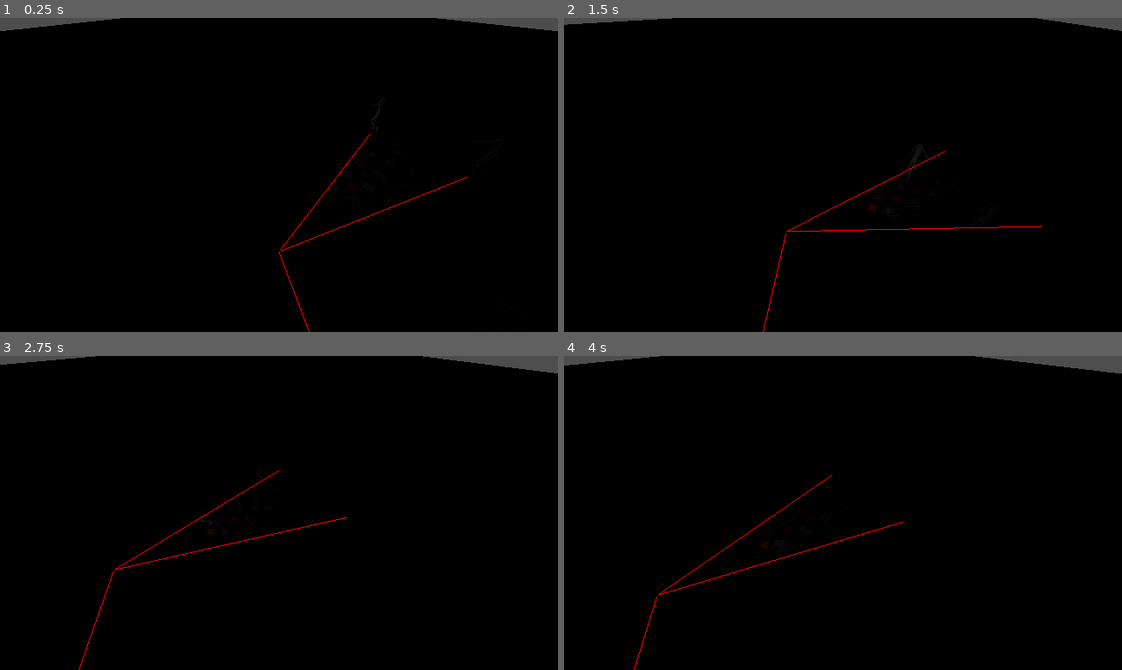
Above: before the commit, frames 1-4 (two rows, left to right).
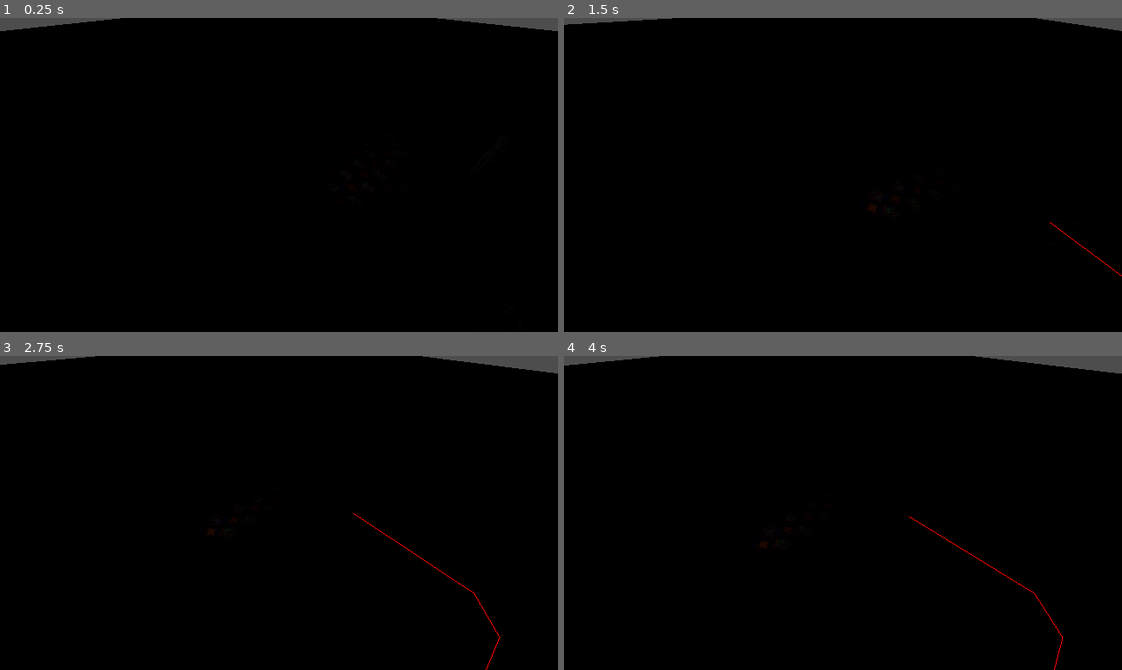
Above: after the commit, the same moments.

Repository: officialErnests/mut-4rr-
Game: Godot game, scene res://Scenes/test.tscn
Same seed, same stepped clock (60 frames per second), same inputs: the game is played once before the commit and once after it.
Inputs (mouse positions are in pixels of both pictures, inside the frame that each line leads up to):
- Up to frame 1 (0.25 s): no input
- Up to frame 2 (1.5 s): tap Enter at 0.5 s; move the mouse to (965, 159) at 0.52 s; hold D (right) 0.53-1.28 s; tap Q (rot_cam_left) at 0.6 s; move the mouse to (731, 190) at 1.27 s; hold S (backward) from 1.28 s (still down); tap E (rot_cam_right) at 1.35 s
- Up to frame 3 (2.75 s): move the mouse to (334, 443) at 2.02 s; release S (backward) at 2.03 s; hold D (right) from 2.03 s (still down); hold Shift (sprint) from 2.03 s (still down)
- Up to frame 4 (4 s): move the mouse to (815, 575) at 2.77 s; release D (right) at 2.78 s; release Shift (sprint) at 2.78 s; hold W (forward) 2.78-3.53 s; right-click (815, 575) at 2.85 s; move the mouse to (1010, 560) at 3.52 s; hold A (left) from 3.53 s (still down); click (1010, 560) at 3.6 s

The runs differ from the first frame. In frame 1, 0.2% of the frame differs, in the area x 50-84%, y 36-100%; in frame 2, 0.3%; in frame 3, 0.4%, in the area x 14-90%, y 36-100%; in frame 4, 0.3%.

Commit message:
v0.2.4 Running - Added running to npc - Made npc walk to item and try to pick it up (wip) # TODO - fix brain system for ordering - Make ability to pickup

Diff:
--- a/Scenes/npc.tscn
+++ b/Scenes/npc.tscn
@@ -33,6 +33,7 @@
 
 [node name="Vision" type="Area3D" parent="."]
 transform = Transform3D(-1, 0, 8.742278e-08, 0, 1, 0, -8.742278e-08, 0, -1, 0, 1.4, 0)
+collision_mask = 15
 
 [node name="CollisionShape3D" type="CollisionShape3D" parent="Vision"]
 transform = Transform3D(1, 0, 0, 0, 1, 0, 0, 0, 1, 0, 0, 4)
@@ -43,6 +44,7 @@
 naviagtion_agent = NodePath("../NavigationAgent3D")
 rigid_body = NodePath("..")
 body = NodePath("../Body")
+enabled = true
 
 [node name="NavigationAgent3D" type="NavigationAgent3D" parent="."]
 path_desired_distance = 0.9
@@ -51,6 +53,7 @@
 
 [node name="InteractionHitbox" type="Area3D" parent="."]
 transform = Transform3D(1, 0, -8.742278e-08, 0, 1, 0, 8.742278e-08, 0, 1, 0, -0.020662546, 0)
+collision_mask = 15
 
 [node name="CollisionShape3D" type="CollisionShape3D" parent="InteractionHitbox"]
 transform = Transform3D(1, 0, 0, 0, 1, 0, 0, 0, 1, 0, 1, -1)
--- a/Scenes/test.tscn
+++ b/Scenes/test.tscn
@@ -10,8 +10,8 @@
 [ext_resource type="Script" uid="uid://cktt5pl0bvboc" path="res://Scripts/utils/global_node.gd" id="7_0c07c"]
 
 [sub_resource type="NavigationMesh" id="NavigationMesh_5wyu1"]
-vertices = PackedVector3Array(-49.25, 0.5, 4.5, -10.25, 0.5, 4.5, -9.75, 0.5, 3.25, -7.75, 0.5, -49.25, -49.25, 0.5, -49.25, -7.75, 0.5, 3.25, 5, 0.5, 3.25, 5, 0.5, -49.25, 7, 0.5, 3.25, 7.5, 0.5, 4.5, 49.25, 0.5, 4.5, 49.25, 0.5, -49.25, -9.75, 0.5, 6, -49.25, 0.5, 49.25, -8.5, 0.5, 49.25, -8.25, 0.5, 6, 7, 0.5, 6, 5.75, 0.5, 49.25, 49.25, 0.5, 49.25, 5.5, 0.5, 6)
-polygons = [PackedInt32Array(1, 0, 2), PackedInt32Array(2, 0, 4), PackedInt32Array(2, 4, 3), PackedInt32Array(3, 5, 2), PackedInt32Array(3, 7, 5), PackedInt32Array(5, 7, 6), PackedInt32Array(9, 8, 10), PackedInt32Array(10, 8, 11), PackedInt32Array(11, 8, 7), PackedInt32Array(8, 6, 7), PackedInt32Array(1, 12, 0), PackedInt32Array(0, 12, 13), PackedInt32Array(13, 12, 14), PackedInt32Array(12, 15, 14), PackedInt32Array(9, 10, 16), PackedInt32Array(16, 10, 18), PackedInt32Array(16, 18, 17), PackedInt32Array(17, 19, 16), PackedInt32Array(15, 19, 14), PackedInt32Array(14, 19, 17)]
+vertices = PackedVector3Array(-4.75, 0.5, -7.5, -2.75, 0.5, -7.5, -2.75, 0.5, -49, -5.5, 0.5, -6.75, -49, 0.5, -49, -49, 0.5, -5.75, -5.5, 0.5, -5.75, 5, 0.5, -7.5, 5, 0.5, -49, 7.75, 0.5, -6.75, 7.75, 0.5, -6, 49, 0.5, -6, 7, 0.5, -7.5, 49, 0.5, -49, 7.75, 0.5, -5.25, 6.75, 0.5, -4.25, 5.5, 0.5, 49, 49, 0.5, 49, 5.25, 0.5, -4.25, -5.5, 0.5, -5, -4.75, 0.5, -4.25, -49, 0.5, 49, -3.5, 0.5, 49, -3.25, 0.5, -4.25)
+polygons = [PackedInt32Array(2, 1, 0), PackedInt32Array(0, 3, 2), PackedInt32Array(2, 3, 5), PackedInt32Array(2, 5, 4), PackedInt32Array(3, 6, 5), PackedInt32Array(2, 8, 1), PackedInt32Array(1, 8, 7), PackedInt32Array(11, 10, 9), PackedInt32Array(12, 7, 8), PackedInt32Array(9, 12, 11), PackedInt32Array(11, 12, 13), PackedInt32Array(13, 12, 8), PackedInt32Array(14, 10, 11), PackedInt32Array(14, 11, 15), PackedInt32Array(15, 11, 17), PackedInt32Array(15, 17, 16), PackedInt32Array(16, 18, 15), PackedInt32Array(5, 6, 19), PackedInt32Array(19, 20, 5), PackedInt32Array(5, 20, 21), PackedInt32Array(21, 20, 22), PackedInt32Array(20, 23, 22), PackedInt32Array(23, 18, 22), PackedInt32Array(22, 18, 16)]
 agent_radius = 1.0
 
 [sub_resource type="StandardMaterial3D" id="StandardMaterial3D_8od7v"]
@@ -25,7 +25,7 @@
 [sub_resource type="WorldBoundaryShape3D" id="WorldBoundaryShape3D_ys1qc"]
 
 [sub_resource type="BoxShape3D" id="BoxShape3D_0c07c"]
-size = Vector3(16, 2, 1)
+size = Vector3(11, 3, 1)
 
 [node name="Node3D" type="Node3D"]
 
@@ -36,12 +36,6 @@
 
 [node name="NPC" parent="NPC_MASTER" instance=ExtResource("6_0c07c")]
 transform = Transform3D(-1, 0, 8.742278e-08, 0, 1, 0, -8.742278e-08, 0, -1, 3, 1.0135527, -7.1115646)
-
-[node name="NPC2" parent="NPC_MASTER" instance=ExtResource("6_0c07c")]
-transform = Transform3D(-1, 0, 8.742278e-08, 0, 1, 0, -8.742278e-08, 0, -1, -1, 1.0135527, -7.1115646)
-
-[node name="NPC3" parent="NPC_MASTER" instance=ExtResource("6_0c07c")]
-transform = Transform3D(-1, 0, 8.742278e-08, 0, 1, 0, -8.742278e-08, 0, -1, 0, 1.0135527, 9.888435)
 
 [node name="Map" type="NavigationRegion3D" parent="."]
 navigation_mesh = SubResource("NavigationMesh_5wyu1")
@@ -57,10 +51,10 @@
 shape = SubResource("WorldBoundaryShape3D_ys1qc")
 
 [node name="StaticBody3D2" type="StaticBody3D" parent="Map"]
-collision_layer = 3
+transform = Transform3D(1, 0, 0, 0, 1, 0, 0, 0, 1, 2, 0, -6)
 
 [node name="CollisionShape3D2" type="CollisionShape3D" parent="Map/StaticBody3D2"]
-transform = Transform3D(1, 0, 0, 0, 1, 0, 0, 0, 1, -1.5, 1, 4.644211)
+transform = Transform3D(1, 0, 0, 0, 1, 0, 0, 0, 1, -1, 1, 0)
 shape = SubResource("BoxShape3D_0c07c")
 
 [node name="Items" type="Node3D" parent="."]
--- a/Scripts/npc/main/npc_master.gd
+++ b/Scripts/npc/main/npc_master.gd
@@ -4,6 +4,7 @@
 
 func _ready():
 	initNpcList()
+	await get_tree().create_timer(1).timeout
 	updateNpcs()
 
 func updateNpcs():
--- a/Scripts/npc/npc_manager.gd
+++ b/Scripts/npc/npc_manager.gd
@@ -8,6 +8,8 @@
 
 func _ready() -> void:
 	# Finds and picks up first key since funny shit XD
+	navigator.done_moving.connect(update)
+	priority_list.append(Idea.new(enums.Toughts.ITEM_PICKUP, enums.ItemType.GUN, {}, self))
 	priority_list.append(Idea.new(enums.Toughts.ITEM_PICKUP, enums.ItemType.KEY, {"door_key" : 1}, self))
 
 func update():
@@ -27,6 +29,7 @@
 		if tought.execute():
 			print("^ DOING ^")
 			is_decision_made = true
+			priority_list.remove_at(i)
 			break
 		if tought.expand():
 			i = -1
@@ -94,12 +97,14 @@
 		match tought_types:
 			enums.Toughts.ITEM_PICKUP:
 				var found_item = getIteractableItems()
+				print(found_item)
 				if not found_item: return false
 				print("DO PICKUP SHITERY")
 			enums.Toughts.ITEM_WALKTO:
 				var found_item = getVisableItems()
 				if not found_item: return false
-				print("DO WAlK SHITERY")
+				this_node.navigator.walkTo(found_item.global_position)
+
 			_: return false
 		return true
 
@@ -114,11 +119,11 @@
 		return checkForMatchingItem(items_inside_detection)
 
 	#Helper functions
-	func checkForMatchingItem(p_nodes : Array[Node3D]) -> Node3D:
+	func checkForMatchingItem(p_nodes) -> Node3D:
 		for detected_body : Node3D in p_nodes:
 			if detected_body.is_in_group("item"):
 				var script_main = detected_body.get_node("MAIN")
-				if script_main.tought_types == tought_types:
+				if script_main.type == object_of_intrest:
 					var does_params_fit = true
 					for iter_param_key: String in object_params.keys():
 						if detected_body.params.has(iter_param_key):
--- a/Scripts/npc/npc_navigation.gd
+++ b/Scripts/npc/npc_navigation.gd
@@ -4,12 +4,13 @@
 @export var naviagtion_agent : NavigationAgent3D
 @export var rigid_body : RigidBody3D
 @export var body: Node3D
+var running := false
+var is_in_action = true
 
-func _ready() -> void:
-	moveTo(Vector3(0,0,0))
+signal done_moving
 
-#TODO make npc walk n shit
 func _physics_process(delta: float) -> void:
+	if not enabled: return
 	if not naviagtion_agent.is_navigation_finished():
 		var nextPos = naviagtion_agent.get_next_path_position()
 		rigid_body.look_at(nextPos)
@@ -18,15 +19,26 @@
 
 		if rigid_body.position.distance_to(nextPos) > 0.5:
 			var normal = (naviagtion_agent.get_next_path_position() - rigid_body.global_position).normalized() * npc_speed
-			rigid_body.linear_velocity.x = normal.x
-			rigid_body.linear_velocity.z = normal.z
-			body.updateAnimation(body.AnimationStates.WALK)
+			rigid_body.linear_velocity.x = normal.x * (2 if running else 1)
+			rigid_body.linear_velocity.z = normal.z * (2 if running else 1)
+			if (running):
+				body.updateAnimation(body.AnimationStates.RUN)
+			else:
+				body.updateAnimation(body.AnimationStates.WALK)
 	else:
+		if is_in_action:
+			is_in_action = false
+			done_moving.emit()
 		body.updateAnimation(body.AnimationStates.IDLE)
 
+func walkTo(p_position : Vector3) -> void:
+	running = false
+	moveTo(p_position)
 
-
-
+func runTo(p_position: Vector3) -> void:
+	running = true
+	moveTo(p_position)
 
 func moveTo(p_position : Vector3) -> void:
+	is_in_action = true
 	naviagtion_agent.set_target_position(p_position)
